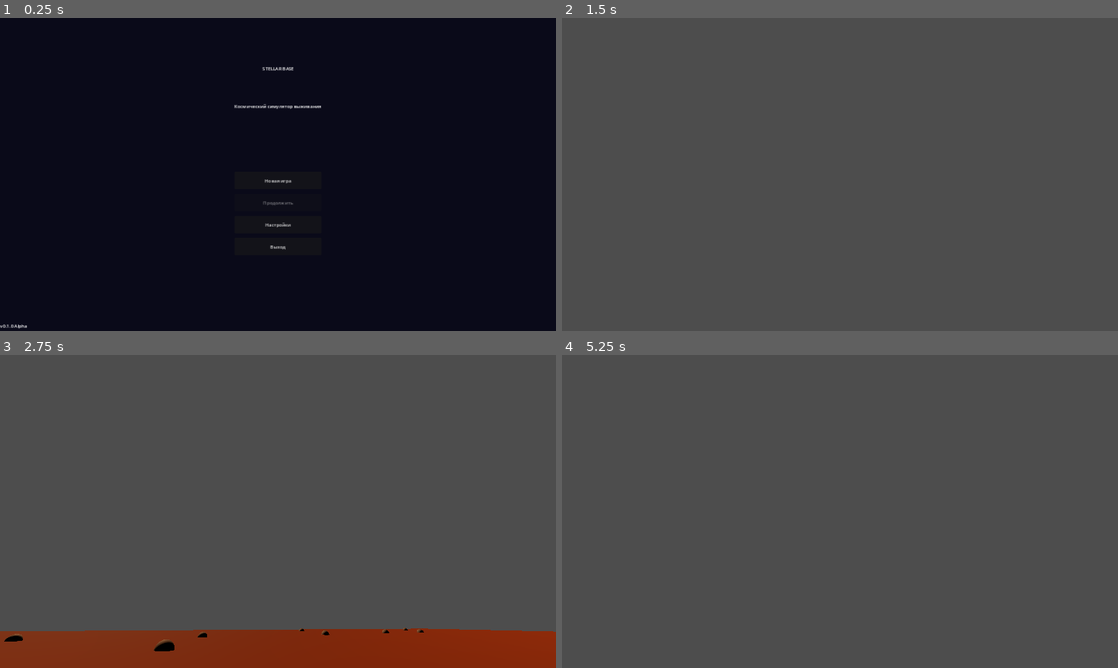
Above: before the commit, frames 1-4 (two rows, left to right).
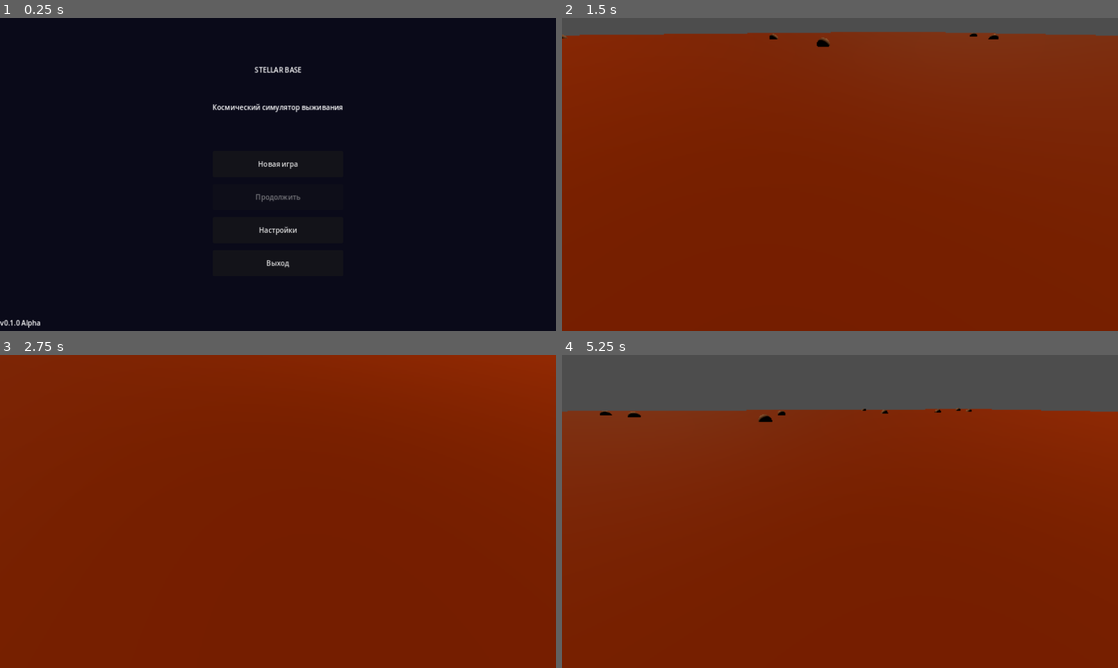
Above: after the commit, the same moments.

Repository: debugmi530-del/stellar-base-game
Game: Godot game, scene res://scenes/main_menu.tscn
The game is run twice, just before and just after one commit, with the same random seed, the same clock (stepped at 60 frames per second) and the same inputs.
Inputs (mouse positions are in pixels of both pictures, inside the frame that each line leads up to):
- Up to frame 1 (0.25 s): no input
- Up to frame 2 (1.5 s): click "Новая игра" at 0.5 s; tap Enter at 1.25 s; move the mouse to (867, 174) at 1.27 s; hold W (move_forward) from 1.28 s (still down); hold E (interact) from 1.28 s (still down)
- Up to frame 3 (2.75 s): keep holding W (move_forward); tap Space (jump) at 1.52, 2.27 s; move the mouse to (250, 511) at 2.02 s; release E (interact) at 2.03 s; tap Shift (sprint) at 2.1 s
- Up to frame 4 (5.25 s): keep holding W (move_forward); move the mouse to (851, 505) at 2.77 s; hold E (interact) 2.78-3.53 s; move the mouse to (834, 517) at 3.52 s; tap Shift (sprint) at 3.6, 5.1 s; tap Space (jump) at 3.77, 4.52 s; move the mouse to (878, 514) at 4.27 s; hold E (interact) 4.28-5.03 s; move the mouse to (795, 508) at 5.02 s

The runs differ from the first frame. In frame 1, 1.0% of the frame differs, in the area x 0-62%, y 15-100%; in frame 2, 95%, in the area x 0-100%, y 4-100%; in frame 3, 88%; in frame 4, 82%.

Commit message:
Switch to mobile renderer, add PerformanceManager autoload, low-end optimization

Diff:
--- a/project.godot
+++ b/project.godot
@@ -1,11 +1,4 @@
 ; Engine configuration file.
-; It's best edited using the editor UI and not directly,
-; since the file processor may throw away comments when regenerating.
-;
-; Format:
-;    [section] ; section goes between []
-;    param=value ; assign values to parameters
-
 config_version=5
 
 [application]
@@ -13,7 +6,7 @@
 config/name="Stellar Base"
 config/description="Космический симулятор выживания и строительства"
 run/main_scene="res://scenes/main_menu.tscn"
-config/features=PackedStringArray("4.3", "Forward Plus")
+config/features=PackedStringArray("4.3", "Mobile")
 config/icon="res://assets/icon.png"
 
 [autoload]
@@ -21,11 +14,12 @@
 GameManager="*res://scripts/game_manager.gd"
 BuildSystem="*res://scripts/build_system.gd"
 AudioManager="*res://scripts/audio_manager.gd"
+PerformanceManager="*res://scripts/performance_manager.gd"
 
 [display]
 
-window/size/viewport_width=1920
-window/size/viewport_height=1080
+window/size/viewport_width=1280
+window/size/viewport_height=720
 window/stretch/mode="canvas_items"
 window/stretch/aspect="expand"
 window/handheld/orientation=1
@@ -63,8 +57,24 @@
 
 [rendering]
 
-renderer/rendering_method="forward_plus"
+renderer/rendering_method="mobile"
+renderer/rendering_method.mobile="gl_compatibility"
 textures/vram_compression/import_etc2_astc=true
+lights_and_shadows/directional_shadow/size=1024
+lights_and_shadows/directional_shadow/soft_shadow_filter_quality=0
+lights_and_shadows/positional_shadow/soft_shadow_filter_quality=0
+anti_aliasing/quality/msaa_3d=0
+anti_aliasing/quality/msaa_2d=0
+anti_aliasing/quality/screen_space_aa=0
+anti_aliasing/quality/use_taa=false
+global_illumination/sdfgi/enabled=false
+environment/ssao/quality=0
+environment/ssil/quality=0
+environment/glow/upscale_mode=0
+scaling_3d/scale=0.75
+scaling_3d/mode=0
+mesh_lod/lod_change_hysteresis=0.5
+occlusion_culling/use_occlusion_culling=true
 
 [audio]
 
